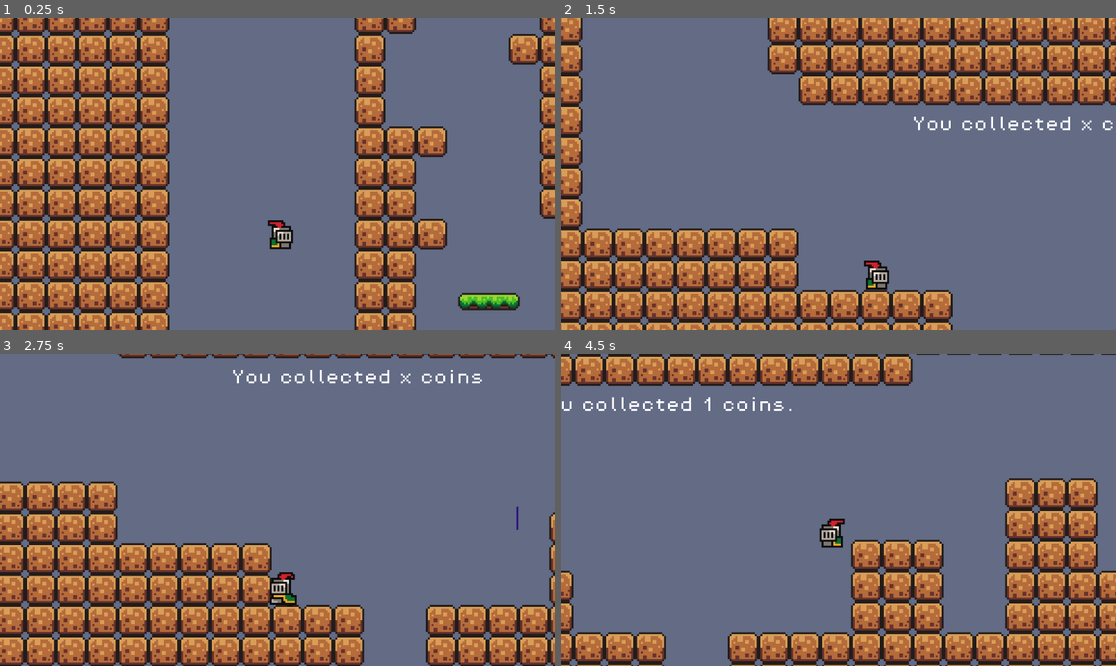
Above: before the commit, frames 1-4 (two rows, left to right).
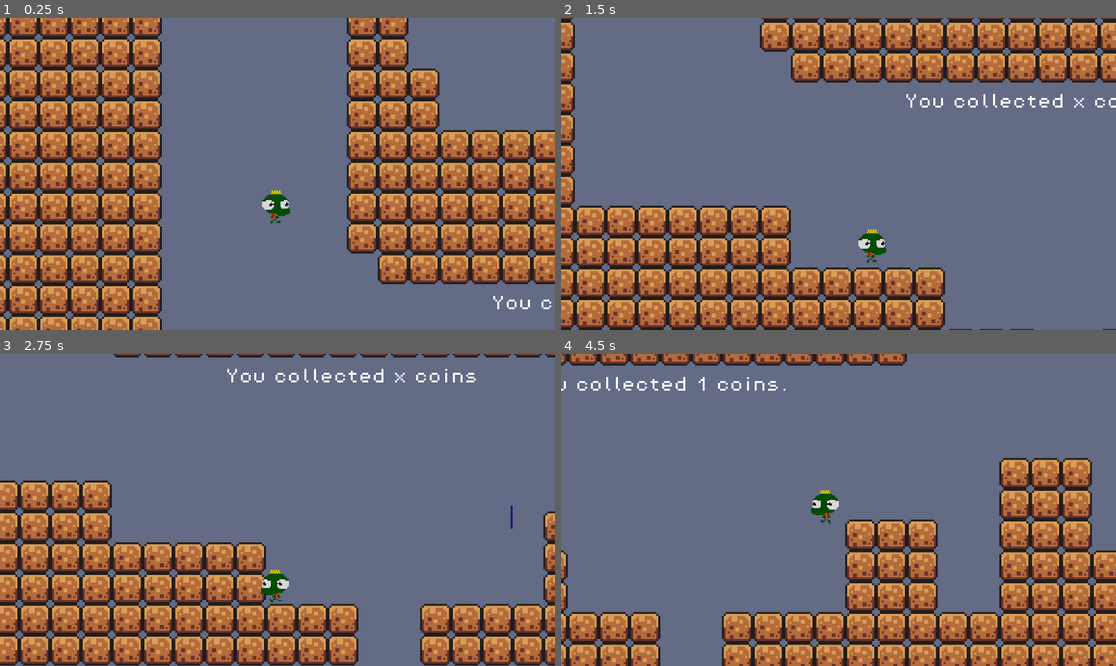
Above: after the commit, the same moments.

Repository: leohlim/WGJ70
Game: Godot game, scene res://scenes/game-2.tscn
Same seed, same stepped clock (60 frames per second), same inputs: the game is played once before the commit and once after it.
Inputs:
- Up to frame 1 (0.25 s): no input
- Up to frame 2 (1.5 s): hold Right (move_right) from 0.53 s (still down); tap Space (jump) at 0.77 s
- Up to frame 3 (2.75 s): tap Space (jump) at 1.52 s; release Right (move_right) at 2.03 s; hold Left (move_left) from 2.03 s (still down)
- Up to frame 4 (4.5 s): release Left (move_left) at 2.78 s; hold Right (move_right) 2.78-4.28 s; tap Space (jump) at 3.02, 3.77 s; hold Left (move_left) from 4.28 s (still down)

The runs differ from the first frame. In frame 1, 46% of the frame differs, in the area x 0-100%, y 0-100%; in frame 2, 37%; in frame 3, 23%; in frame 4, 34%.

Commit message:
Merged Wes's sprite with game-2 scene

Diff:
--- a/scenes/game-2.tscn
+++ b/scenes/game-2.tscn
@@ -2,7 +2,7 @@
 
 [ext_resource type="Script" path="res://scripts/gamemanager.gd" id="1_8jc8p"]
 [ext_resource type="FontFile" uid="uid://cgktyy0jurms0" path="res://assets/fonts/PixelOperator8.ttf" id="2_cpwun"]
-[ext_resource type="PackedScene" uid="uid://bigxhqhn6041u" path="res://scenes/player.tscn" id="3_dbhoj"]
+[ext_resource type="PackedScene" uid="uid://clk6ktwihee3f" path="res://scenes/frog_player.tscn" id="3_iqcvy"]
 [ext_resource type="Texture2D" uid="uid://cxadfmn2hru7i" path="res://assets/sprites/world_tileset.png" id="4_4juje"]
 [ext_resource type="PackedScene" uid="uid://bdypakmpa3bck" path="res://scenes/platform.tscn" id="5_0rhrq"]
 [ext_resource type="PackedScene" uid="uid://00l7ki82nvx5" path="res://scenes/coin.tscn" id="6_0ijj8"]
@@ -463,11 +463,13 @@
 theme_override_font_sizes/font_size = 8
 text = "You collected x coins"
 
-[node name="Player" parent="." instance=ExtResource("3_dbhoj")]
-position = Vector2(72, -210)
+[node name="Player" parent="." instance=ExtResource("3_iqcvy")]
+z_index = 5
+position = Vector2(73, -64)
+collision_layer = 2
 
 [node name="Camera2D" type="Camera2D" parent="Player"]
-position = Vector2(-2, -18)
+position = Vector2(1, -6)
 offset = Vector2(2.08165e-12, 2.08165e-12)
 zoom = Vector2(4, 4)
 limit_bottom = 160
